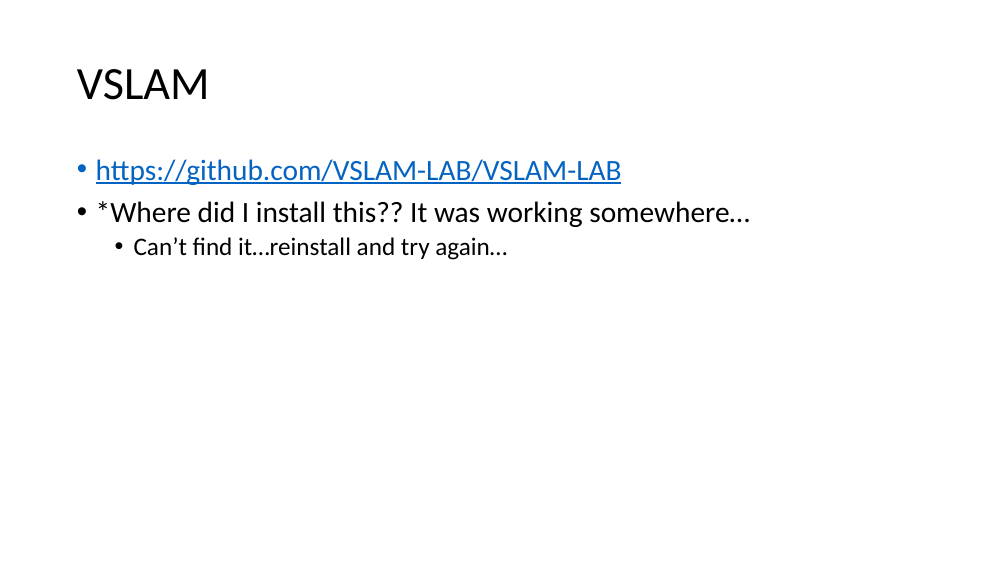
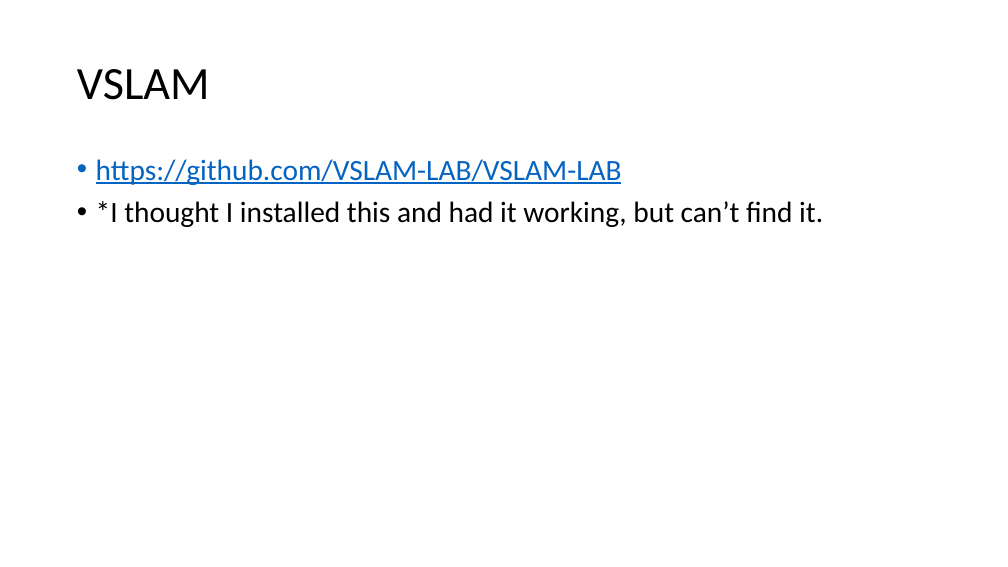
Before and after one commit to gigaprog/p_presentations, a slide deck: slide 2 of embedded/SLAM_robot_mapping/SLAM_robot_mapping.pptx. Drawn at 1008x567 pixels with LibreOffice and Linux fonts; fonts in the diff are those of the drawing. Boxes give left, top, right and bottom in pixels: in the first picture for what was removed or moved away, otherwise in the second. Text is boxed around its words. In the diff, an @@ line names an element or a change of style, - is before the commit and + after.

```diff
--- a/embedded/SLAM_robot_mapping/SLAM_robot_mapping.pptx
+++ b/embedded/SLAM_robot_mapping/SLAM_robot_mapping.pptx
@@ text at (96, 201, 823, 227): text changed @@
-• *Where did I install this?? It was working somewhere…
-  • Can’t find it…reinstall and try again…
+• *I thought I installed this and had it working, but can’t find it.
```
Also in this commit, not shown: 3 slides added.
